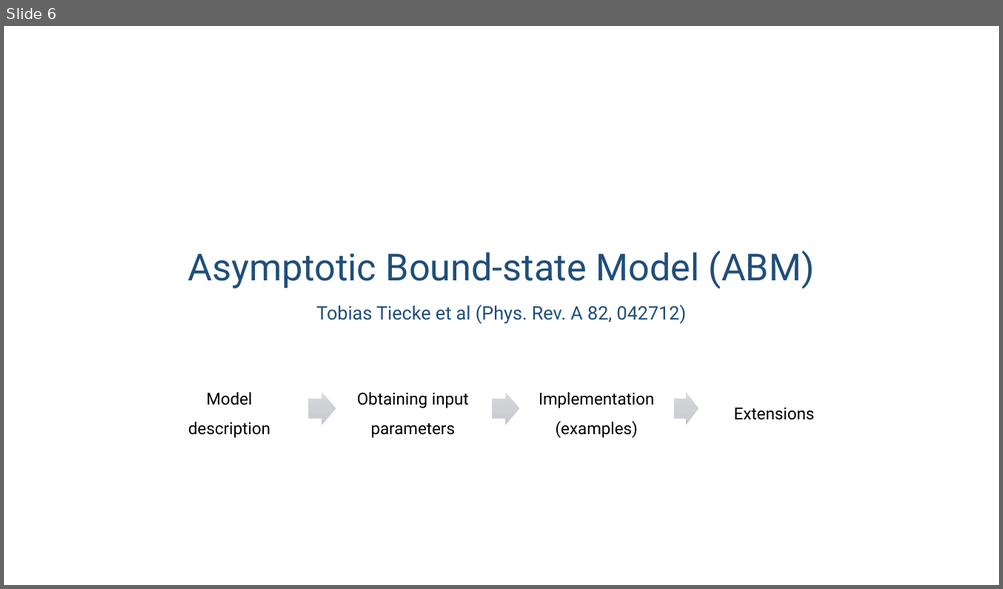
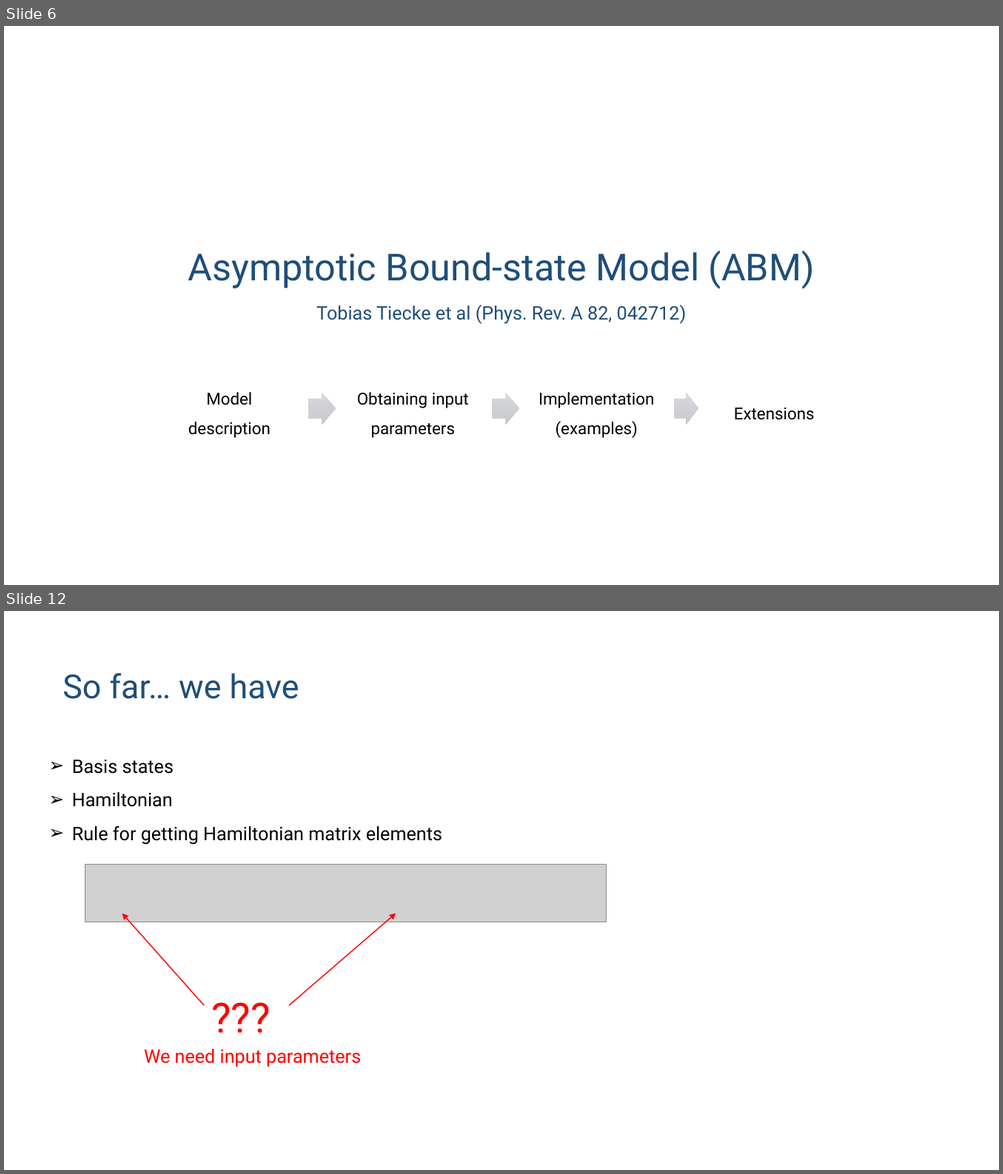
Before and after one commit to huanium/huanium, a slide deck: MIT_PhD/ZGS/ZGS-Sep-01-2023/BUI_ZGS_2023_Sep_01.pptx. Shown one above the other, each under a label of ours: slide 6 before the commit, slides 6 and 12 after it; the slides between them are not shown. The pictures are 1003x589 and 1003x1174 pixels, drawn with LibreOffice and Linux fonts; fonts in the diff are those of the drawing; grey boxes stand for pictures. Boxes give left, top, right and bottom in pixels: in the first picture for what was removed or moved away, otherwise in the second. Text is boxed around its words. In the diff, an @@ line names an element or a change of style, - is before the commit and + after.

```diff
--- a/MIT_PhD/ZGS/ZGS-Sep-01-2023/BUI_ZGS_2023_Sep_01.pptx
+++ b/MIT_PhD/ZGS/ZGS-Sep-01-2023/BUI_ZGS_2023_Sep_01.pptx
@@ slide 12 added at (4, 611, 999, 1170), background #FFFFFF @@
@@ title added at (62, 673, 299, 699), 32 pt, text #1F4E79 @@
+So far… we have
@@ text added at (72, 760, 442, 845), 18 pt, text #000000 @@
+➢ Basis states
+➢ Hamiltonian
+➢ Rule for getting Hamiltonian matrix elements
@@ picture added at (85, 865, 606, 922) @@
@@ arrow added from (204, 1005) to (122, 914), #FF0000 1 pt @@
@@ arrow added from (289, 1005) to (395, 914), #FF0000 1 pt @@
@@ text added at (204, 988, 289, 1045), 40 pt, text #FF0000 @@
+???
@@ text added at (144, 1049, 361, 1067), 18 pt, text #FF0000 @@
+We need input parameters
```
Also in this commit, not shown: 4 slides changed, 4 other slides added, 1 slide removed.
